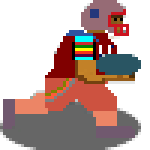
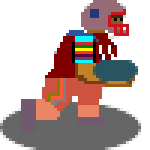
Layers edited between the first and the second 150px x 150px image:
painted on "Background" over [3, 9, 141, 138]
